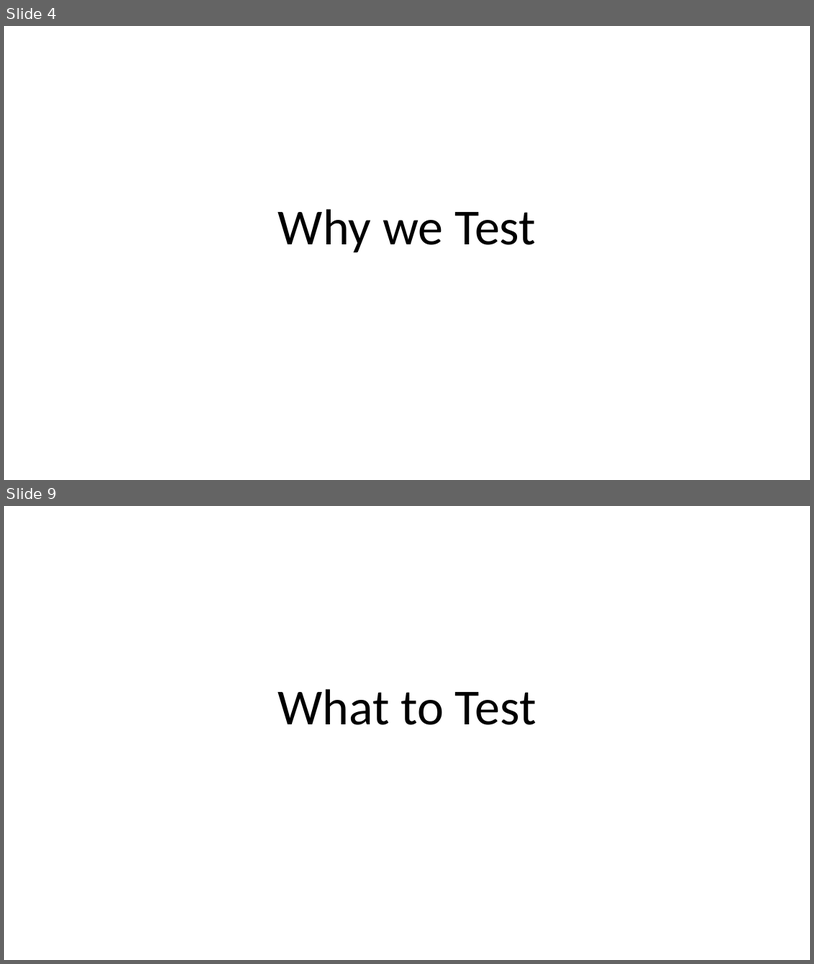
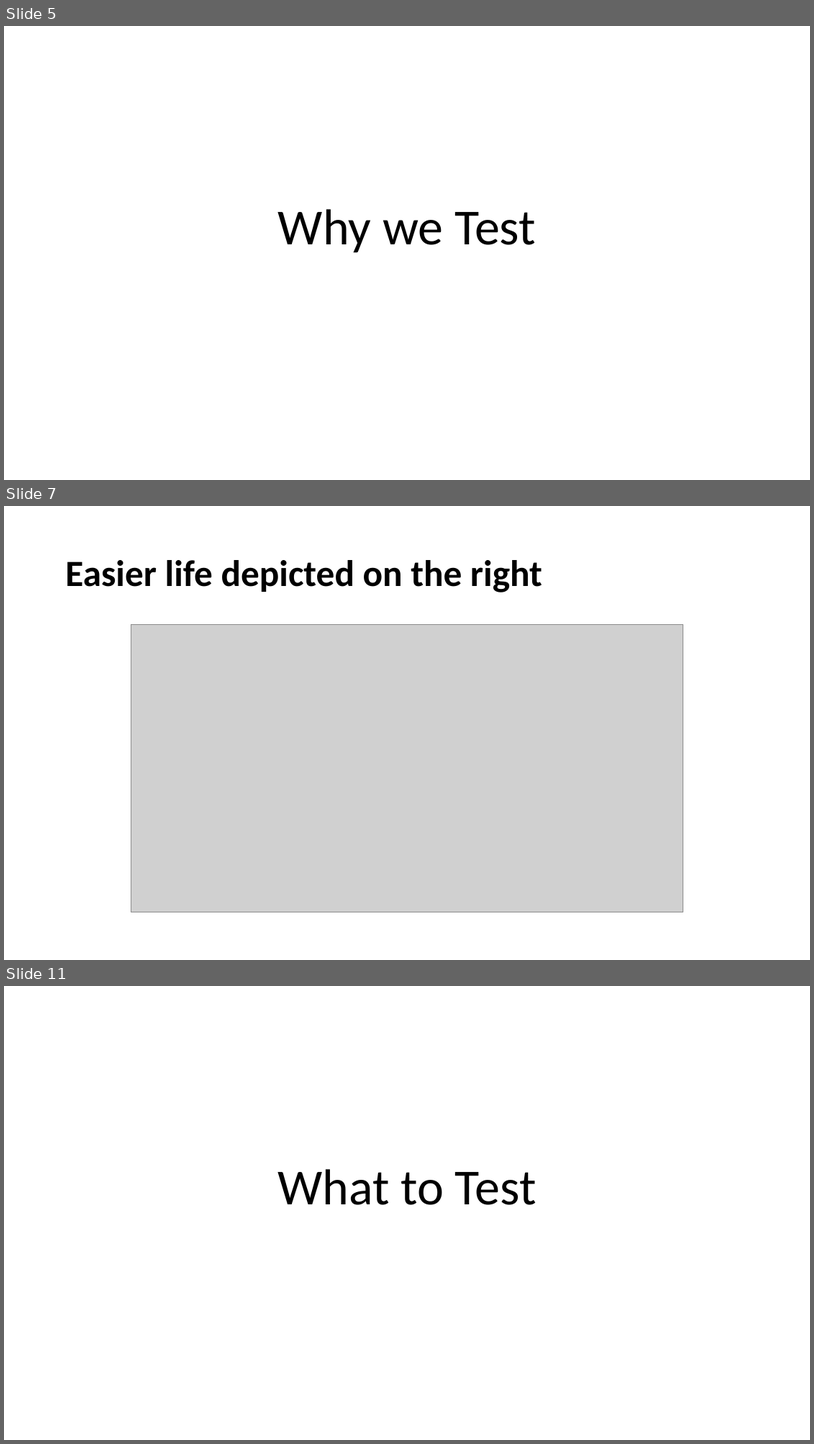
Before and after one commit to dnllowe/testing-presentation, a slide deck: testing-presentation.pptx. Shown one above the other, each under a label of ours: slides 4 and 9 before the commit, slides 5, 7 and 11 after it; the slides between them are not shown. The pictures are 814x964 and 814x1444 pixels, drawn with LibreOffice and Linux fonts; fonts in the diff are those of the drawing; grey boxes stand for pictures. Boxes give left, top, right and bottom in pixels: in the first picture for what was removed or moved away, otherwise in the second. Text is boxed around its words. In the diff, an @@ line names an element or a change of style, - is before the commit and + after.

```diff
--- a/testing-presentation.pptx
+++ b/testing-presentation.pptx
@@ slide 7 added at [4,506,810,960], background #FFFFFF @@
@@ title added at [65,560,543,592], 44 pt, text #000000, bold @@
+Easier life depicted on the right
@@ picture added at [131,624,684,912] @@
@@ what was slide 4 is now slide 5 @@
@@ what was slide 9 is now slide 11 @@
```
Also in this commit, not shown: 7 slides changed, 7 other slides added, 6 other files.
